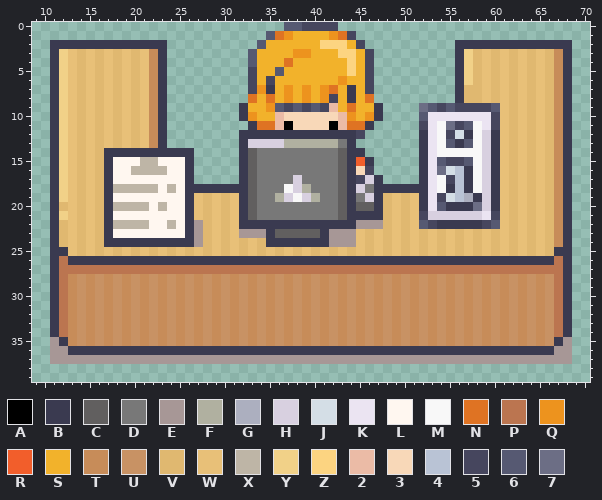
Sprite sheet -- src/assets/lobby-desk.png. The picture above is the old version.
The file is 160x96 pixels, drawn in blocks of 2x2; one block is one cell here. Shown: x 9..70, y 0..39.
Palette (. is transparent): A #000000  B #3a3a50  C #615f5f  D #787878  E #a79796  F #b0b0a0  G #acafbf  H #d8d0e0  J #d4dee6  K #ebe4f2  L #fff7f0  M #f8f8f8  N #df7323  P #bb7550  Q #ed931e  R #f25e2b  S #f2b22b  T #c78c59  U #c89264  V #e0b870  W #e8c078  X #beb5a6  Y #f1d188  Z #fcd481  2 #ebbba6  3 #f8d8b8  4 #b9c3d5  5 #46465e  6 #565972  7 #6c6e85
Pixels before (only the part around the change), first column x 24:
 0 .............665555...............
 1 ...........6NQSSSSQN5.............
 2 ..........6SSSSSSZZZS5..........BB
 3 .........6SSSSQQSSSZZS5.........BY
 4 .........6SSSNSSSSSSZS5.........BY
 5 .........5SS6SSSSSSSZS5.........BY
 6 .........5S5SSSSSSSQSS5.........BY
 7 .........5QBSQSQSQNSBS5.........BV
 8 .........NSNSQSQSQ5SBSN.........BV
 9 ........BSSQ6565652SNSSB....765655
10 ........BQSS23333332QSQB....6KKKKK
11 .........BNN2A3333A2NNB.....5KM756
12 ........BBBBBBBBBBBBB5......BKM5JB
13 ........BHHHHFFFFFFDB.......BKM6B6
14 BBB.....BCDDDDDDDDDCBB......BKMMMM
15 LLB.....BCDDDDDDDDDCBRB.....BK6556
16 LLB.....BCDDDDDDDDDCB35.....BK7J4B
17 LLB.....BCDDDDHDDDDCB5HB....BKM54B
18 XLBBBBBBBCDDDMHFDDDCBHDBBBBBBKMB4B
19 LLBWVWVWBCDDFHMHFDDCBDHBVWVWBK5J4G
20 LLBWVWVWBCDDDDDDDDDCBCCBVWVWBK6BBB
21 LLBWVWVWBCDDDDDDDDDCBBBBVWVW5HHHHH
22 XLBEVWVWBBBBBBBBBBBBBEEEVWVW65BBBB
23 LLBEVWVWEEEBCCCCCBEEEWVWVWVWVWVWVW
24 BBBEVWVWVWVBBBBBBBEEEWVWVWVWVWVWVW
25 VWVWVWVWVWVWVWVWVWVWVWVWVWVWVWVWVW
26 BBBBBBBBBBBBBBBBBBBBBBBBBBBBBBBBBB
27 PPPPPPPPPPPPPPPPPPPPPPPPPPPPPPPPPP
28 UTUTUTUTUTUTUTUTUTUTUTUTUTUTUTUTUT
29 UTUTUTUTUTUTUTUTUTUTUTUTUTUTUTUTUT
30 UTUTUTUTUTUTUTUTUTUTUTUTUTUTUTUTUT
31 UTUTUTUTUTUTUTUTUTUTUTUTUTUTUTUTUT
32 UTUTUTUTUTUTUTUTUTUTUTUTUTUTUTUTUT
33 UTUTUTUTUTUTUTUTUTUTUTUTUTUTUTUTUT
34 UTUTUTUTUTUTUTUTUTUTUTUTUTUTUTUTUT
35 UTUTUTUTUTUTUTUTUTUTUTUTUTUTUTUTUT
36 BBBBBBBBBBBBBBBBBBBBBBBBBBBBBBBBBB
37 EEEEEEEEEEEEEEEEEEEEEEEEEEEEEEEEEE
38 ..................................
39 ..................................
The same view after the edit:
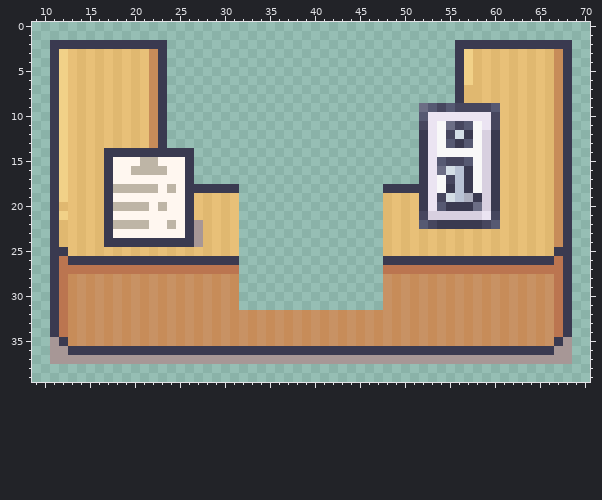
Author's note on the commit: fix: basement sink position, feat: lobby receptionist animation
What changed:
y 0: x 37..42 665555 -> ......
y 1: x 35..44 6NQSSSSQN5 -> ..........
y 2: x 34..45 6SSSSSSZZZS5 -> ............
y 3: x 33..46 6SSSSQQSSSZZS5 -> ..............
y 4: x 33..46 6SSSNSSSSSSZS5 -> ..............
y 5: x 33..46 5SS6SSSSSSSZS5 -> ..............
y 6: x 33..46 5S5SSSSSSSQSS5 -> ..............
y 7: x 33..46 5QBSQSQSQNSBS5 -> ..............
y 8: x 33..46 NSNSQSQSQ5SBSN -> ..............
y 9: x 32..47 BSSQ6565652SNSSB -> ................
y 10: x 32..47 BQSS23333332QSQB -> ................
y 11: x 33..46 BNN2A3333A2NNB -> ..............
y 12: x 32..45 BBBBBBBBBBBBB5 -> ..............
y 13: x 32..44 BHHHHFFFFFFDB -> .............
y 14: x 32..45 BCDDDDDDDDDCBB -> ..............
y 15: x 32..46 BCDDDDDDDDDCBRB -> ...............
y 16: x 32..46 BCDDDDDDDDDCB35 -> ...............
y 17: x 32..47 BCDDDDHDDDDCB5HB -> ................
y 18: x 32..47 BCDDDMHFDDDCBHDB -> ................
y 19: x 32..47 BCDDFHMHFDDCBDHB -> ................
y 20: x 32..47 BCDDDDDDDDDCBCCB -> ................
y 21: x 32..47 BCDDDDDDDDDCBBBB -> ................
y 22: x 32..47 BBBBBBBBBBBBBEEE -> ................
y 23: x 32..47 EEEBCCCCCBEEEWVW -> ................
y 24: x 32..47 VWVBBBBBBBEEEWVW -> ................
y 25: x 32..47 VWVWVWVWVWVWVWVW -> ................
y 26: x 32..47 BBBBBBBBBBBBBBBB -> ................
y 27: x 32..47 PPPPPPPPPPPPPPPP -> ................
y 28..31: x 32..47 UTUTUTUTUTUTUTUT -> ................
